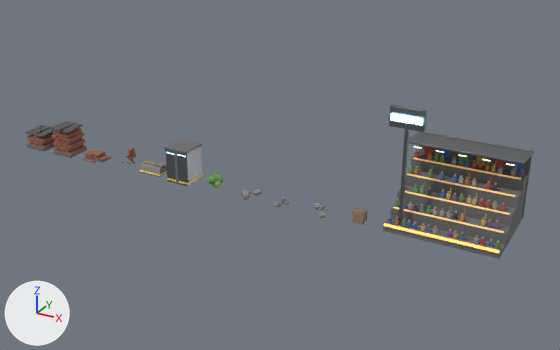
Before and after pictures for a commit that changed the glTF model public/assets/models/arena/props-coliseum.glb.
Before and after are seen from a 50 mm camera at (24.34, -22.82, 12.51) aimed at (11.12, 1.21, 0.5). The lights are fixed; the arrows at lower left show +X, +Y and +Z. The older version comes first.

In view in the first picture: 'Bush', 'Crate', 'FloodTower', 'Grandstand', 'LowWall', 'LowWallRamp', 'LowWallRubble', 'OuterWall', 'Rubble0', 'Rubble1', 'Rubble2', 'Wall', 'WallTall'.
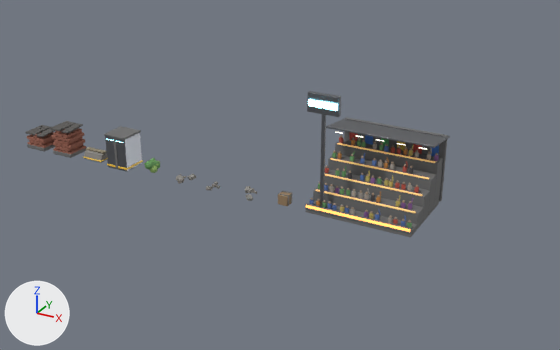
Pixel boxes (x1, y1, x2, y2) of what changed, in the pictures (560 x 350 px):
'Grandstand', moved
    before: (383, 131, 535, 259)
    after: (305, 117, 450, 237)
'OuterWall', moved
    before: (164, 139, 203, 186)
    after: (104, 126, 143, 171)
'FloodTower', moved
    before: (389, 105, 427, 225)
    after: (307, 91, 341, 207)
'LowWall', moved
    before: (140, 160, 167, 177)
    after: (83, 147, 107, 163)
'Crate', moved
    before: (352, 208, 368, 224)
    after: (278, 191, 292, 206)
'Bush', moved
    before: (207, 172, 223, 188)
    after: (144, 158, 160, 173)
'LowWallRubble', deleted
    before: (82, 150, 111, 163)
'Rubble0', moved
    before: (240, 189, 262, 200)
    after: (176, 174, 196, 184)
'Rubble2', moved
    before: (315, 202, 328, 218)
    after: (245, 186, 257, 201)
'Rubble1', moved
    before: (274, 197, 289, 207)
    after: (206, 181, 221, 191)
'LowWallRamp', deleted
    before: (122, 147, 136, 164)

Edits to the bpy script that builds the scene:
```text
Change ob_bush:
    ob_bush.location: (9.0, 0.0, 0.0) -> (6.0, 0.0, 0.0)
Change ob_crate:
    ob_crate.location: (15.0, 0.0, 0.0) -> (12.0, 0.0, 0.0)
Change ob_floodtower:
    ob_floodtower.location: (16.5, 0.0, 0.0) -> (13.5, 0.0, 0.0)
Change ob_grandstand:
    ob_grandstand.location: (18.0, 0.0, 0.0) -> (15.0, 0.0, 0.0)
Change ob_lowwall:
    ob_lowwall.location: (6.0, 0.0, 0.0) -> (3.0, 0.0, 0.0)
Remove ob_lowwallramp:
    ob_lowwallramp = bpy.data.objects.new('LowWallRamp', me_lowwallramp)
    ob_lowwallramp.location = (4.5, 0.0, 0.0)
Remove ob_lowwallrubble:
    ob_lowwallrubble = bpy.data.objects.new('LowWallRubble', me_lowwallrubble)
    ob_lowwallrubble.location = (3.0, 0.0, 0.0)
Change ob_outerwall:
    ob_outerwall.location: (7.5, 0.0, 0.0) -> (4.5, 0.0, 0.0)
Change ob_rubble0:
    ob_rubble0.location: (10.5, 0.0, 0.0) -> (7.5, 0.0, 0.0)
Change ob_rubble1:
    ob_rubble1.location: (12.0, 0.0, 0.0) -> (9.0, 0.0, 0.0)
Change ob_rubble2:
    ob_rubble2.location: (13.5, 0.0, 0.0) -> (10.5, 0.0, 0.0)
```
